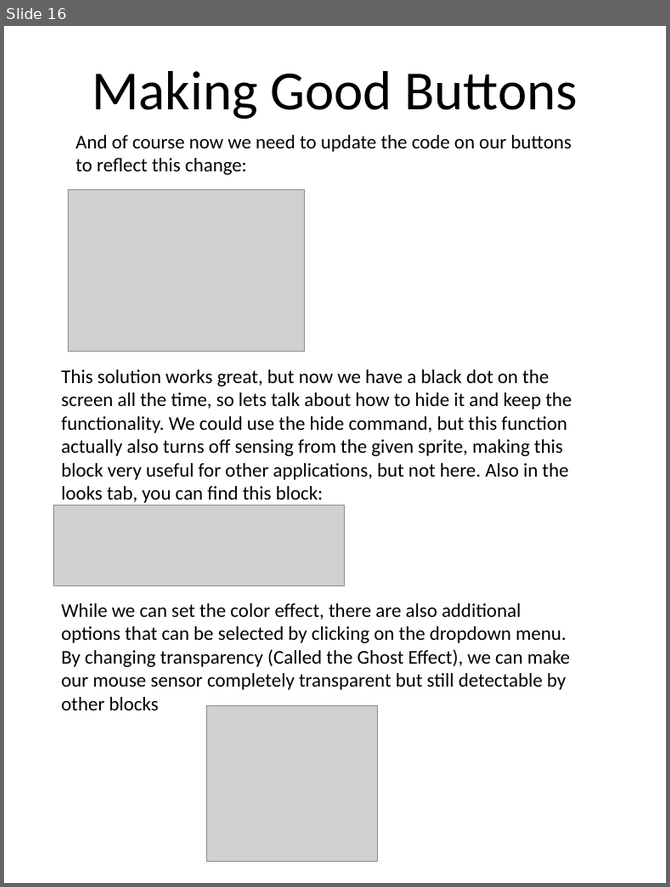
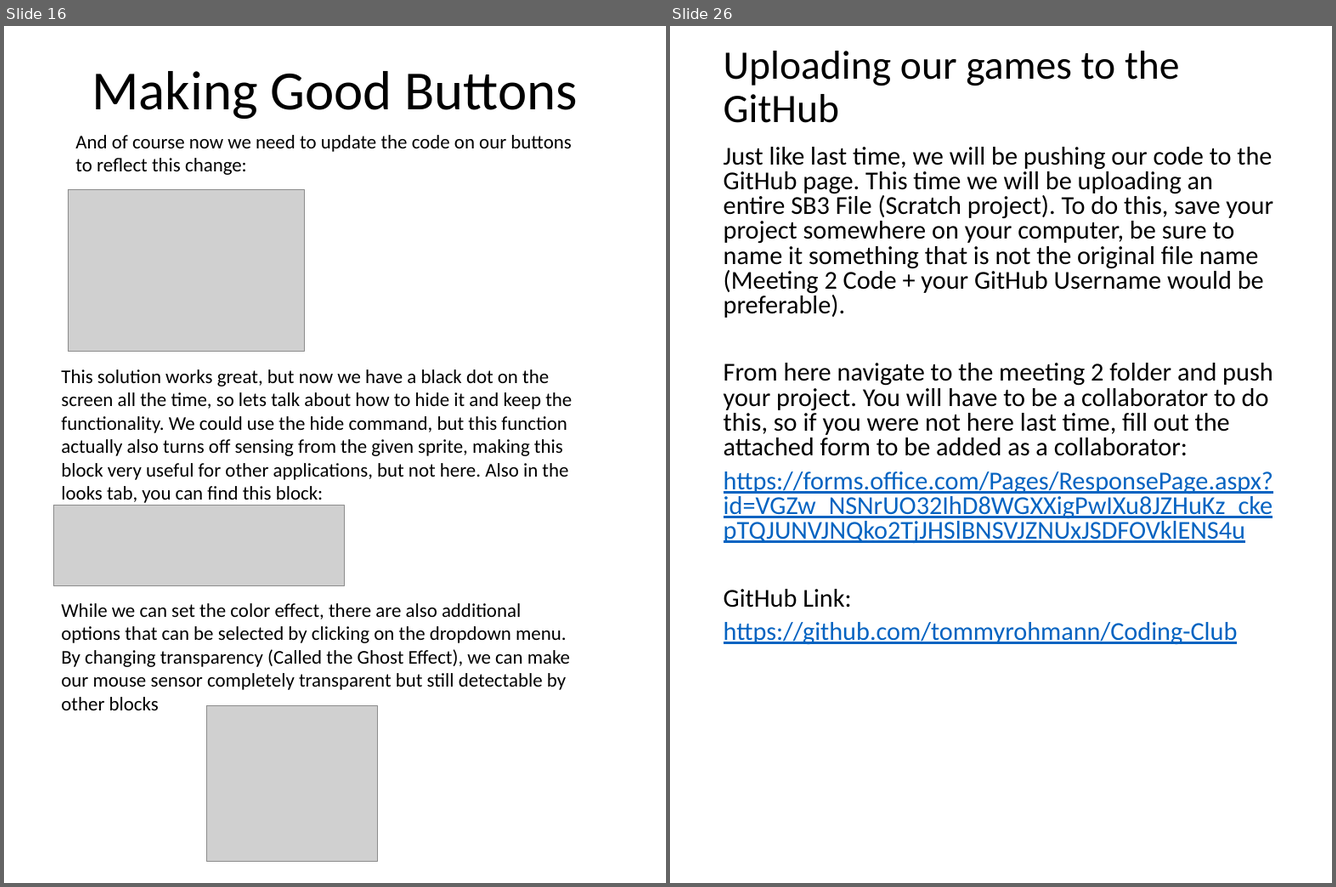
Before and after one commit to tommyrohmann/Coding-Club, a slide deck: Meeting Notes/Powerpoints they are the same as the pdfs/Coding Club Meeting 2.pptx. Shown side by side, each under a label of ours: slide 16 before the commit, slides 16 and 26 after it; the slides between them are not shown. The pictures are 670x887 and 1336x887 pixels, drawn with LibreOffice and Linux fonts; fonts in the diff are those of the drawing; grey boxes stand for pictures. Boxes give left, top, right and bottom in pixels: in the first picture for what was removed or moved away, otherwise in the second. Text is boxed around its words. In the diff, an @@ line names an element or a change of style, - is before the commit and + after.

Commit message:
Updated for Meeting 2

```diff
--- a/Meeting Notes/Powerpoints they are the same as the pdfs/Coding Club Meeting 2.pptx
+++ b/Meeting Notes/Powerpoints they are the same as the pdfs/Coding Club Meeting 2.pptx
@@ slide 26 added at <box>670,26,1332,883</box>, background #FFFFFF @@
@@ title added at <box>724,51,1180,123</box>, 37.4 pt, text #000000 @@
+Uploading our games to the GitHub
@@ text added at <box>724,147,1274,645</box>, 23.8 pt, text #000000 @@
+Just like last time, we will be pushing our code to the GitHub page. This time we will be uploading an entire SB3 File (Scratch project). To do this, save your project somewhere on your computer, be sure to name it something that is not the original file name (Meeting 2 Code + your GitHub Username would be preferable).
+From here navigate to the meeting 2 folder and push your project. You will have to be a collaborator to do this, so if you were not here last time, fill out the attached form to be added as a collaborator:
+https://forms.office.com/Pages/ResponsePage.aspx?id=VGZw_NSNrUO32IhD8WGXXigPwIXu8JZHuKz_ckepTQJUNVJNQko2TjJHSlBNSVJZNUxJSDFOVklENS4u
+GitHub Link:
+https://github.com/tommyrohmann/Coding-Club
```
Also in this commit, not shown: 5 slides changed, 9 other slides added, 2 other files.
